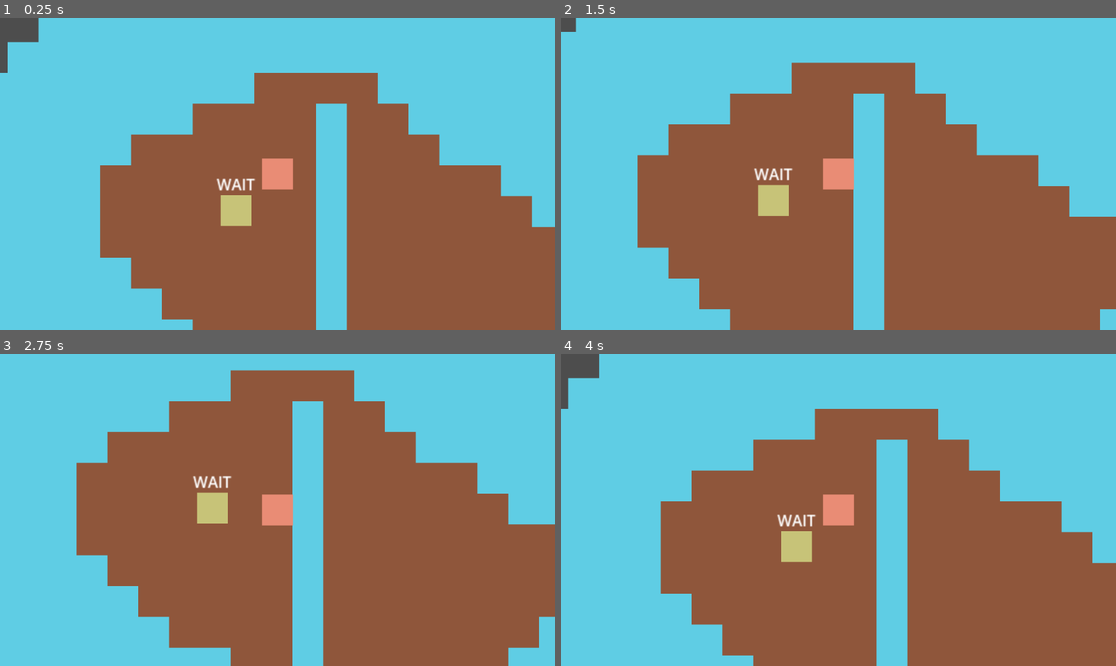
Above: before the commit, frames 1-4 (two rows, left to right).
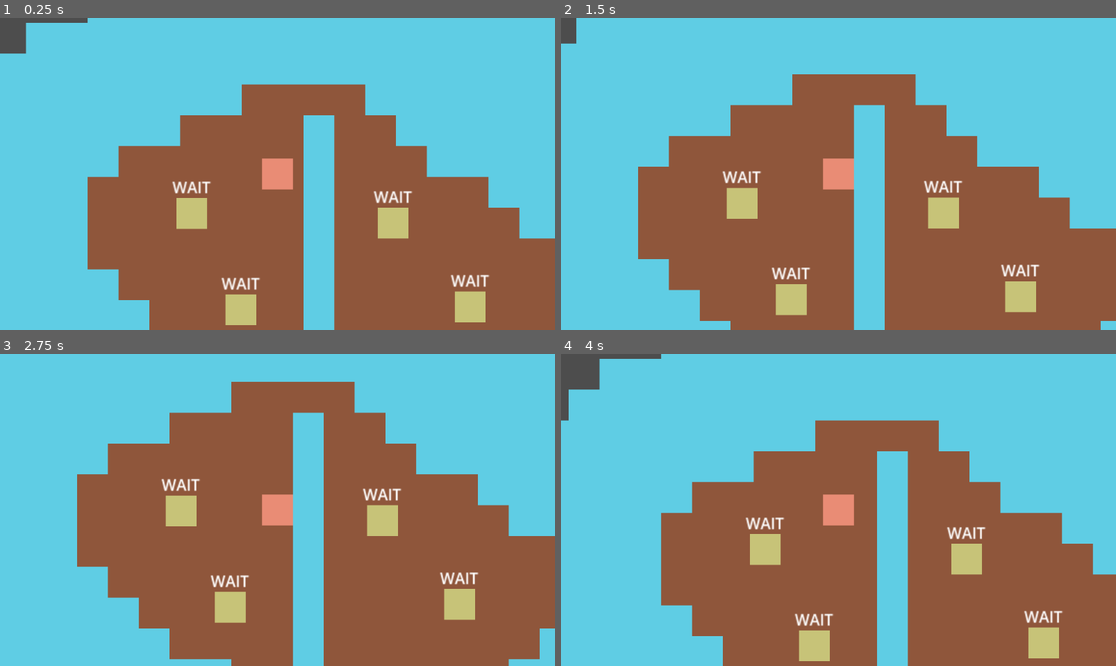
Above: after the commit, the same moments.

Repository: gentifa576/IslandSurvival
Game: Godot game, scene res://game_scene.tscn
Same seed, same stepped clock (60 frames per second), same inputs: the game is played once before the commit and once after it.
Inputs (mouse positions are in pixels of both pictures, inside the frame that each line leads up to):
- Up to frame 1 (0.25 s): no input
- Up to frame 2 (1.5 s): tap Enter at 0.5 s; move the mouse to (960, 158) at 0.52 s; hold Right (ui_right) 0.53-1.28 s; tap Space (Interact) at 0.6, 1.35 s; click (960, 158) at 0.67 s; move the mouse to (727, 189) at 1.27 s; hold Down (ui_down) from 1.28 s (still down); click (727, 189) at 1.42 s
- Up to frame 3 (2.75 s): move the mouse to (333, 441) at 2.02 s; release Down (ui_down) at 2.03 s; hold Right (ui_right) from 2.03 s (still down); tap Space (Interact) at 2.1 s; click (333, 441) at 2.17 s
- Up to frame 4 (4 s): tap Space (Interact) at 2.75, 2.85, 3.6 s; move the mouse to (810, 572) at 2.77 s; release Right (ui_right) at 2.78 s; hold Up (ui_up) 2.78-3.53 s; click (810, 572) at 2.92 s; move the mouse to (1005, 556) at 3.52 s; hold Left (ui_left) from 3.53 s (still down); click (1005, 556) at 3.67 s

The runs differ from the first frame. In frame 1, 14% of the frame differs, in the area x 0-100%, y 0-100%; in frame 2, 8.3%; in frame 3, 8.9%; in frame 4, 8.4%.

Commit message:
Adding player dialog interaction

Diff:
--- a/Scenes/States/waiting_state.tscn
+++ /dev/null
@@ -1,11 +0,0 @@
-[gd_scene load_steps=2 format=3 uid="uid://4uqt0uve0510"]
-
-[ext_resource type="Script" path="res://Scripts/waiting_state.gd" id="1_a03lk"]
-
-[node name="WaitingState" type="Node2D"]
-script = ExtResource("1_a03lk")
-
-[node name="Timer" type="Timer" parent="."]
-one_shot = true
-
-[connection signal="timeout" from="Timer" to="." method="_on_timer_timeout"]
--- a/Scenes/States/walking_state.tscn
+++ /dev/null
@@ -1,7 +0,0 @@
-[gd_scene load_steps=2 format=3 uid="uid://cb12vcailxu58"]
-
-[ext_resource type="Script" path="res://Scripts/walking_state.gd" id="1_5b7bf"]
-
-[node name="WalkingState" type="Node2D"]
-script = ExtResource("1_5b7bf")
-state = 1
--- a/Scenes/character.tscn
+++ b/Scenes/character.tscn
@@ -6,7 +6,7 @@
 [sub_resource type="StyleBoxEmpty" id="StyleBoxEmpty_l8702"]
 
 [sub_resource type="RectangleShape2D" id="RectangleShape2D_eat3p"]
-size = Vector2(31, 31)
+size = Vector2(31.5, 31.5)
 
 [node name="Character" type="CharacterBody2D"]
 collision_layer = 2
--- a/Scenes/npc.tscn
+++ b/Scenes/npc.tscn
@@ -1,12 +1,14 @@
-[gd_scene load_steps=6 format=3 uid="uid://b5prxw020l8d3"]
+[gd_scene load_steps=7 format=3 uid="uid://b5prxw020l8d3"]
 
 [ext_resource type="PackedScene" uid="uid://cdvrudju6oo3f" path="res://Scenes/character.tscn" id="1_foj0a"]
 [ext_resource type="PackedScene" uid="uid://cnq1ux88qs10x" path="res://Scenes/auto_movement_component.tscn" id="2_ovrdj"]
-[ext_resource type="PackedScene" uid="uid://4uqt0uve0510" path="res://Scenes/States/waiting_state.tscn" id="4_o2g0w"]
-[ext_resource type="PackedScene" uid="uid://cb12vcailxu58" path="res://Scenes/States/walking_state.tscn" id="5_2x36h"]
+[ext_resource type="PackedScene" uid="uid://4uqt0uve0510" path="res://Scenes/States/npc_waiting_state.tscn" id="4_o2g0w"]
+[ext_resource type="PackedScene" uid="uid://cb12vcailxu58" path="res://Scenes/States/npc_walking_state.tscn" id="5_2x36h"]
 [ext_resource type="Script" path="res://Scripts/Label.gd" id="5_3xpj3"]
+[ext_resource type="PackedScene" uid="uid://ds7n6wxr5f1wr" path="res://Scenes/States/npc_dialog_state.tscn" id="6_jrb5q"]
 
 [node name="NPC" instance=ExtResource("1_foj0a")]
+collision_mask = 1
 
 [node name="ColorRect" parent="CharacterSprite" index="0"]
 color = Color(0.780392, 0.764706, 0.470588, 1)
@@ -15,16 +17,18 @@
 speed = 2000
 target = NodePath("../..")
 
-[node name="WaitingState" parent="StateManager" index="0" instance=ExtResource("4_o2g0w")]
-
-[node name="WalkingState" parent="StateManager" index="1" node_paths=PackedStringArray("movement_component") instance=ExtResource("5_2x36h")]
-movement_component = NodePath("../../ComponentContainer/AutoMovementComponent")
-movement_range = 5.0
-
-[node name="Label" type="Label" parent="StateManager" index="2"]
+[node name="Label" type="Label" parent="StateManager" index="0"]
 z_index = 10
 offset_left = -20.0
 offset_top = -39.0
 offset_right = 20.0
 offset_bottom = -16.0
 script = ExtResource("5_3xpj3")
+
+[node name="NPCWaitingState" parent="StateManager" index="1" instance=ExtResource("4_o2g0w")]
+
+[node name="NPCWalkingState" parent="StateManager" index="2" node_paths=PackedStringArray("movement_component") instance=ExtResource("5_2x36h")]
+movement_component = NodePath("../../ComponentContainer/AutoMovementComponent")
+movement_range = 5.0
+
+[node name="NPCDialogState" parent="StateManager" index="3" instance=ExtResource("6_jrb5q")]
--- a/Scenes/player.tscn
+++ b/Scenes/player.tscn
@@ -1,12 +1,38 @@
-[gd_scene load_steps=3 format=3 uid="uid://cpldkwuc1mt1a"]
+[gd_scene load_steps=6 format=3 uid="uid://cpldkwuc1mt1a"]
 
 [ext_resource type="PackedScene" uid="uid://cdvrudju6oo3f" path="res://Scenes/character.tscn" id="1_s4ips"]
 [ext_resource type="PackedScene" uid="uid://jds8bu6kwcmg" path="res://Scenes/movement_component.tscn" id="2_t3ryb"]
+[ext_resource type="PackedScene" uid="uid://bqpjc7a0maqs1" path="res://Scenes/dialog_component.tscn" id="3_vpicb"]
+[ext_resource type="PackedScene" uid="uid://dspgmekg055h2" path="res://Scenes/States/player_dialog_state.tscn" id="4_har5j"]
+[ext_resource type="PackedScene" uid="uid://midd2jtm5y3i" path="res://Scenes/States/player_walking_state.tscn" id="5_txu31"]
 
 [node name="Player" instance=ExtResource("1_s4ips")]
+collision_mask = 1
 
-[node name="MovementComponent" parent="ComponentContainer" index="0" instance=ExtResource("2_t3ryb")]
+[node name="InteractDetection" type="RayCast2D" parent="." index="2"]
+target_position = Vector2(0, 32)
+collision_mask = 2
+
+[node name="MovementComponent" parent="ComponentContainer" index="0" node_paths=PackedStringArray("interaction_detector", "target") instance=ExtResource("2_t3ryb")]
 speed = 3200
+interaction_detector = NodePath("../../InteractDetection")
+target = NodePath("../..")
 
-[node name="Camera2D" type="Camera2D" parent="." index="3"]
+[node name="DialogComponent" parent="ComponentContainer" index="1" node_paths=PackedStringArray("dialog_raycast", "target") instance=ExtResource("3_vpicb")]
+dialog_raycast = NodePath("../../InteractDetection")
+target = NodePath("../..")
+
+[node name="Camera2D" type="Camera2D" parent="." index="4"]
 zoom = Vector2(2, 2)
+
+[node name="StateManager" parent="." index="5"]
+current_state = 1
+
+[node name="PlayerDialogState" parent="StateManager" index="0" node_paths=PackedStringArray("dialog_component") instance=ExtResource("4_har5j")]
+dialog_component = NodePath("../../ComponentContainer/DialogComponent")
+
+[node name="PlayerWalkingState" parent="StateManager" index="1" node_paths=PackedStringArray("movement_component") instance=ExtResource("5_txu31")]
+movement_component = NodePath("../../ComponentContainer/MovementComponent")
+
+[connection signal="close_dialog" from="ComponentContainer/DialogComponent" to="StateManager/PlayerDialogState" method="_on_dialog_component_close_dialog"]
+[connection signal="start_dialog" from="ComponentContainer/DialogComponent" to="StateManager/PlayerDialogState" method="_on_dialog_component_start_dialog"]
--- a/Scripts/auto_movement_component.gd
+++ b/Scripts/auto_movement_component.gd
@@ -6,15 +6,22 @@
 @export var speed = 320
 var destinations: PackedVector2Array
 var is_moving = false
+var pause = false
 
 func initialize():
 	destinations = []
 	pass
 
 func component_process(delta):
+	if pause:
+		return
+
 	pass
 
 func component_physics_process(delta):
+	if pause:
+		return
+
 	calculate_movement(delta)
 	if is_moving:
 		target.move_and_slide()
--- a/Scripts/base_component.gd
+++ b/Scripts/base_component.gd
@@ -1,7 +1,7 @@
 extends Node
 class_name BaseComponent
 
-@export var target: CollisionObject2D
+@export var target: Character
 
 func initialize():
 	pass
--- a/Scripts/base_state.gd
+++ b/Scripts/base_state.gd
@@ -1,6 +1,6 @@
 extends Node
 class_name BaseState
-enum States {WAIT, WALK}
+enum States {WAIT, WALK, DIALOG}
 
 signal transition(new_state: States)
 
--- a/Scripts/character.gd
+++ b/Scripts/character.gd
@@ -1,6 +1,8 @@
 extends CharacterBody2D
+class_name Character
 
 @export var curr_world:World
+@onready var state_manager = $StateManager
 var components = []
 
 func _ready():
@@ -11,18 +13,18 @@
 #			call_deferred("component_initialize", component)
 			components.append(component)
 
-	$StateManager.start()
+	state_manager.start()
 
 func _process(delta):
 	for component in components:
 		component.component_process(delta)
-	$StateManager.process(delta)
+	state_manager.process(delta)
 	pass
 
 func _physics_process(delta):
 	for component in components:
 		component.component_physics_process(delta)
-	$StateManager.physics_process(delta)
+	state_manager.physics_process(delta)
 	pass
 
 func component_initialize(component):
--- a/Scripts/movement_component.gd
+++ b/Scripts/movement_component.gd
@@ -1,16 +1,24 @@
 extends BaseComponent
+class_name MovementComponent
 
 @export var speed = 320
+@export var interaction_detector: RayCast2D
 var is_moving = false
+var paused = false
 
 # Called when the node enters the scene tree for the first time.
 func _ready():
 	pass # Replace with function body.
 
 func component_process(delta):
+	if paused:
+		return
 	pass
 
 func component_physics_process(delta):
+	if paused:
+		return
+
 	calculate_movement(delta)
 	if is_moving:
 		target.move_and_slide()
@@ -19,9 +27,15 @@
 func calculate_movement(delta):
 	var axis = Input.get_vector("ui_left", "ui_right", "ui_up", "ui_down")
 	if !Input.is_anything_pressed():
+#		print("released")
 		target.velocity = Vector2.ZERO
 		is_moving = false
 
-	if Input.is_anything_pressed():
+	if Input.is_anything_pressed() && is_movement_key_pressed():
+#		print(axis)
 		target.velocity = axis.normalized() * speed * delta
+		interaction_detector.target_position = axis.normalized() * 32
 		is_moving = true
+
+func is_movement_key_pressed():
+	return Input.is_action_pressed("ui_left") || Input.is_action_pressed("ui_right") || Input.is_action_pressed("ui_up") || Input.is_action_pressed("ui_down")
--- a/Scripts/waiting_state.gd
+++ /dev/null
@@ -1,17 +0,0 @@
-extends BaseState
-
-@onready var timer = $Timer
-
-func enter():
-	var wait_time = randf_range(2.0, 5.0)
-	timer.wait_time = wait_time
-	print("waiting for ", wait_time)
-	timer.start()
-	pass
-
-func exit():
-	timer.stop()
-	pass
-
-func _on_timer_timeout():
-	transition.emit(States.WALK)
--- a/Scripts/walking_state.gd
+++ /dev/null
@@ -1,46 +0,0 @@
-extends BaseState
-
-@export var movement_component: AutoMovementComponent
-@export var movement_range: float
-
-var path: PackedVector2Array
-var destination
-
-func enter():
-	movement_component.target_reached.connect(reached)
-
-	destination = randomized_destination()
-	var target = movement_component.target
-	var curr_world = target.curr_world
-	while !curr_world.local_to_map_walkable(destination):
-		destination = randomized_destination()
-	destination = curr_world.local_to_map_coord(destination)
-	print("moving to ", destination)
-	var val = curr_world.get_pathfind(curr_world.local_to_map_coord(target.position), destination)
-	movement_component.destinations = val
-#	movement_component.destination = destination
-	pass
-
-func exit():
-	movement_component.target_reached.disconnect(reached)
-	pass
-
-func process(delta):
-	pass
-
-func physics_process(delta):
-	pass
-
-#func _unhandled_input(event):
-#	if event is InputEventMouseButton && event.pressed:
-#		var curr_world = movement_component.target.curr_world
-#		var destination = curr_world.local_to_map_coord(event.position)
-#		print("moving to ", destination)
-#		movement_component.destination = destination
-
-func reached():
-	transition.emit(States.WAIT)
-	pass
-
-func randomized_destination():
-	return movement_component.target.position + (Vector2(randf_range(-movement_range, movement_range), randf_range(-movement_range, movement_range)) * 32)
--- a/Scripts/world.gd
+++ b/Scripts/world.gd
@@ -17,7 +17,10 @@
 func local_to_map_walkable(coord):
 	var map_coord = tile_map.local_to_map(coord)
 	var tile_data = tile_map.get_cell_tile_data(0, map_coord)
-	return tile_data.get_custom_data("walkable")
+	if tile_data:
+		return tile_data.get_custom_data("walkable")
+	else:
+		false
 
 func local_to_map_coord(coord):
 	var map_coord = tile_map.local_to_map(coord)
@@ -29,7 +32,7 @@
 
 func get_pathfind(start, end):
 	var path = tile_map.get_pathfind(start, end)
-	print(path)
+#	print(path)
 	return path
 
 func _input(event):
--- a/game_scene.tscn
+++ b/game_scene.tscn
@@ -9,8 +9,20 @@
 [node name="World" parent="." instance=ExtResource("1_esoee")]
 
 [node name="NPC" parent="." node_paths=PackedStringArray("curr_world") instance=ExtResource("3_5xqrj")]
-position = Vector2(493, 271)
+position = Vector2(460, 262)
+curr_world = NodePath("../World")
+
+[node name="NPC2" parent="." node_paths=PackedStringArray("curr_world") instance=ExtResource("3_5xqrj")]
+position = Vector2(511, 362)
+curr_world = NodePath("../World")
+
+[node name="NPC3" parent="." node_paths=PackedStringArray("curr_world") instance=ExtResource("3_5xqrj")]
+position = Vector2(669, 272)
+curr_world = NodePath("../World")
+
+[node name="NPC4" parent="." node_paths=PackedStringArray("curr_world") instance=ExtResource("3_5xqrj")]
+position = Vector2(749, 359)
 curr_world = NodePath("../World")
 
 [node name="Player" parent="." instance=ExtResource("2_jtc5r")]
-position = Vector2(536, 233)
+position = Vector2(549, 221)
